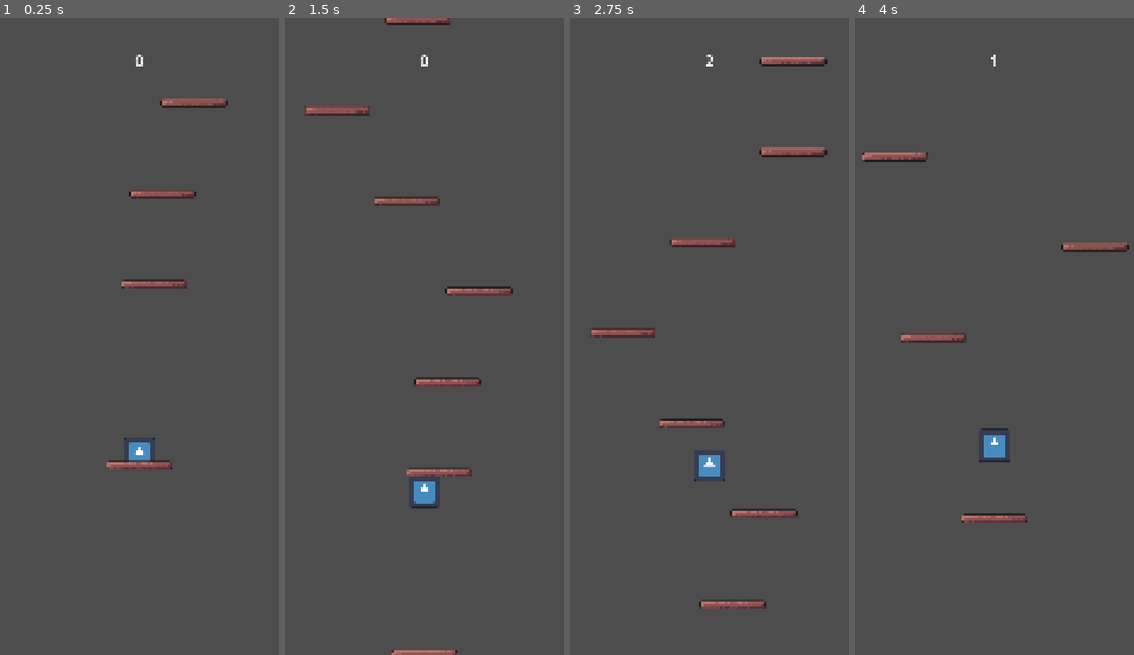
Above: before the commit, frames 1-4 (left to right).
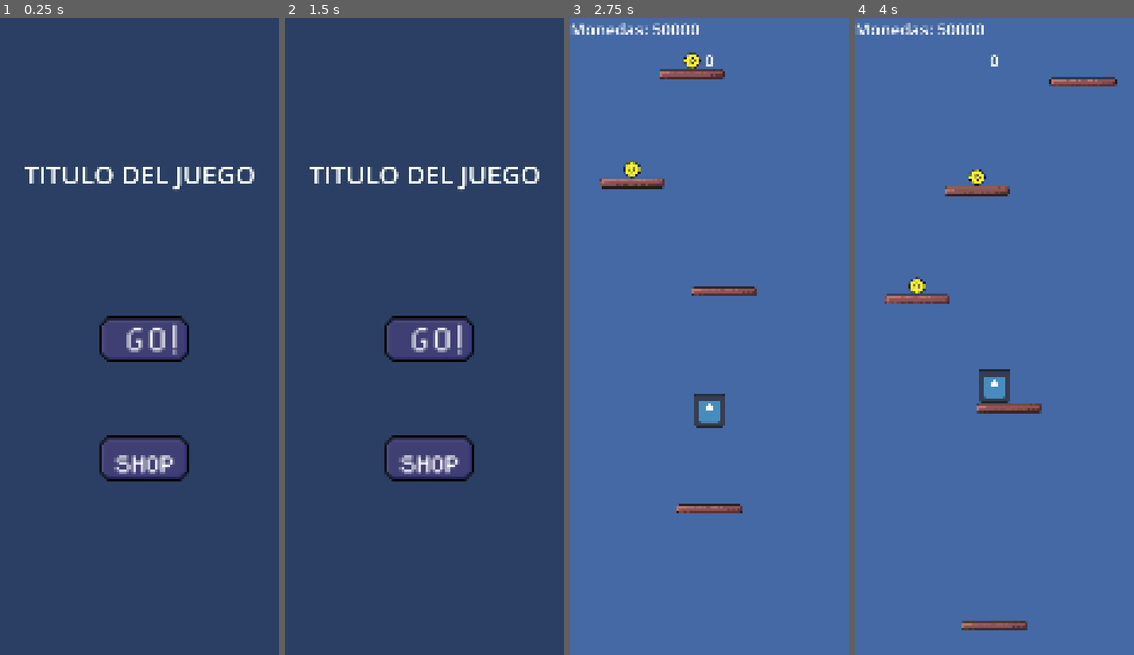
Above: after the commit, the same moments.

Repository: acloshh/TP-2-Taller-Prod.-de-Juegos-Juego-Mobile
Game: Godot game, scene res://Scenes/MenuPrincipal.tscn
Two runs of this game, one before a commit and one after it. Both use one fixed random seed, a clock stepped at 60 frames per second and the inputs below. Before the commit the project starts from res://Scenes/mundo.tscn. The engine's default icon, where the game draws it, is replaced by a stand-in: a white triangle on a blue panel in a dark square.
Inputs (mouse positions are in pixels of both pictures, inside the frame that each line leads up to):
- Up to frame 1 (0.25 s): no input
- Up to frame 2 (1.5 s): click (430, 457) at 0.52 s; click (421, 527) at 1.27 s
- Up to frame 3 (2.75 s): click (715, 336) at 2.02 s
- Up to frame 4 (4 s): click (994, 483) at 3.5 s, where only the run before the commit has a clickable "REINICIAR"

The runs differ from the first frame. In frame 1, 100% of the frame differs, in the area x 0-100%, y 0-100%; in frame 2, 100%; in frame 3, 100%; in frame 4, 100%.

Commit message:
Se agregaron las pantallas de menú, la tienda funcional, los botones para navegar, los power-up (aun no implementados)

Diff:
--- /dev/null
+++ b/Scenes/MenuPrincipal.tscn
@@ -0,0 +1,56 @@
+[gd_scene format=3 uid="uid://bk78jn7xa2wqv"]
+
+[ext_resource type="Script" uid="uid://beddb7wo2056h" path="res://Scripts/menu_principal.gd" id="1_3k1ur"]
+[ext_resource type="Texture2D" uid="uid://baod6yapoiqj8" path="res://Assets/botones/go normal.png" id="2_8kh3b"]
+[ext_resource type="Texture2D" uid="uid://dmbxja0hbqbib" path="res://Assets/botones/go pressed.png" id="3_vtrnu"]
+[ext_resource type="Texture2D" uid="uid://1b18hre7csfl" path="res://Assets/botones/shop normal.png" id="4_hbekh"]
+[ext_resource type="Texture2D" uid="uid://cbuiivprss2sf" path="res://Assets/botones/shop pressed.png" id="5_pkrck"]
+
+[node name="Control" type="Control" unique_id=1333828634]
+layout_mode = 3
+anchors_preset = 15
+anchor_right = 1.0
+anchor_bottom = 1.0
+grow_horizontal = 2
+grow_vertical = 2
+script = ExtResource("1_3k1ur")
+metadata/_edit_vertical_guides_ = [540.0]
+metadata/_edit_horizontal_guides_ = [1230.0]
+
+[node name="ColorRect" type="ColorRect" parent="." unique_id=1844418162]
+layout_mode = 0
+offset_right = 1080.0
+offset_bottom = 2460.0
+color = Color(0, 0, 0, 0.39607844)
+
+[node name="Titulo" type="Label" parent="." unique_id=1733354046]
+layout_mode = 0
+offset_left = 92.0
+offset_top = 537.0
+offset_right = 989.0
+offset_bottom = 674.0
+theme_override_font_sizes/font_size = 100
+text = "TITULO DEL JUEGO"
+
+[node name="BotonJugar" type="TextureButton" parent="." unique_id=1840544590]
+layout_mode = 0
+offset_left = 383.0
+offset_top = 1154.0
+offset_right = 415.0
+offset_bottom = 1170.0
+scale = Vector2(11, 11)
+texture_normal = ExtResource("2_8kh3b")
+texture_pressed = ExtResource("3_vtrnu")
+
+[node name="BotonTienda" type="TextureButton" parent="." unique_id=794410800]
+layout_mode = 0
+offset_left = 382.0
+offset_top = 1614.0001
+offset_right = 414.0
+offset_bottom = 1630.0001
+scale = Vector2(11, 11)
+texture_normal = ExtResource("4_hbekh")
+texture_pressed = ExtResource("5_pkrck")
+
+[connection signal="pressed" from="BotonJugar" to="." method="_on_boton_jugar_pressed"]
+[connection signal="pressed" from="BotonTienda" to="." method="_on_boton_tienda_pressed"]
--- /dev/null
+++ b/Scenes/moneda.tscn
@@ -0,0 +1,23 @@
+[gd_scene format=3 uid="uid://u1wr1q0wy4ti"]
+
+[ext_resource type="Texture2D" uid="uid://ugvmk7guutky" path="res://Assets/moneda/moneda.png" id="1_gvj4e"]
+[ext_resource type="Script" uid="uid://c1vbrphrwaae3" path="res://Scripts/area_2d.gd" id="2_j5x4i"]
+
+[sub_resource type="CircleShape2D" id="CircleShape2D_j5x4i"]
+radius = 32.01562
+
+[node name="Area2D" type="Area2D" unique_id=858260921]
+script = ExtResource("2_j5x4i")
+
+[node name="CollisionShape2D" type="CollisionShape2D" parent="." unique_id=2122848901]
+position = Vector2(0, -31)
+shape = SubResource("CircleShape2D_j5x4i")
+
+[node name="Node2D" type="Node2D" parent="." unique_id=2126109584]
+
+[node name="Sprite2D" type="Sprite2D" parent="Node2D" unique_id=1905815024]
+scale = Vector2(4, 4)
+texture = ExtResource("1_gvj4e")
+offset = Vector2(1, -4.5)
+
+[connection signal="body_entered" from="." to="." method="_on_body_entered"]
--- a/Scenes/mundo.tscn
+++ b/Scenes/mundo.tscn
@@ -4,8 +4,11 @@
 [ext_resource type="Script" uid="uid://dwnhnq8gxvg1e" path="res://Scripts/personaje.gd" id="1_uqtxj"]
 [ext_resource type="PackedScene" uid="uid://dp2w6thvjeqfo" path="res://Scenes/plataforma.tscn" id="2_glouy"]
 [ext_resource type="Texture2D" uid="uid://bu6t12x4x8san" path="res://icon.svg" id="2_gqidu"]
+[ext_resource type="PackedScene" uid="uid://u1wr1q0wy4ti" path="res://Scenes/moneda.tscn" id="3_i8avv"]
 [ext_resource type="Script" uid="uid://cq3nqowntbthj" path="res://Scripts/camera_2d.gd" id="5_yf8a8"]
 [ext_resource type="Script" uid="uid://bhx4g7jdilr4j" path="res://Scripts/pantalla_game_over.gd" id="6_qxsm7"]
+[ext_resource type="Texture2D" uid="uid://ggcdrptba87m" path="res://Assets/botones/menu normal.png" id="8_7j6if"]
+[ext_resource type="Texture2D" uid="uid://cdqktcv2gtlu6" path="res://Assets/botones/menu pressed.png" id="9_has1v"]
 
 [sub_resource type="RectangleShape2D" id="RectangleShape2D_glouy"]
 size = Vector2(128, 128)
@@ -15,13 +18,15 @@
 [sub_resource type="RectangleShape2D" id="RectangleShape2D_gqidu"]
 size = Vector2(1080, 20)
 
-[node name="mundo" type="Node2D" unique_id=1892424039 node_paths=PackedStringArray("jugador", "camara", "ui_game_over", "etiqueta_puntos")]
+[node name="mundo" type="Node2D" unique_id=1892424039 node_paths=PackedStringArray("jugador", "camara", "ui_game_over", "etiqueta_puntos", "etiqueta_monedas")]
 script = ExtResource("1_gqidu")
 plataforma_escena = ExtResource("2_glouy")
 jugador = NodePath("CharacterBody2D")
 camara = NodePath("Camera2D")
 ui_game_over = NodePath("CanvasLayer/PantallaGameOver")
 etiqueta_puntos = NodePath("CanvasLayer/MarcadorPuntos")
+moneda_escena = ExtResource("3_i8avv")
+etiqueta_monedas = NodePath("CanvasLayer/MarcadorMonedas")
 
 [node name="CharacterBody2D" type="CharacterBody2D" parent="." unique_id=665427662]
 position = Vector2(540, 2393)
@@ -49,6 +54,7 @@
 position_smoothing_speed = 4.0
 script = ExtResource("5_yf8a8")
 jugador = NodePath("../CharacterBody2D")
+porcentaje_pantalla = 0.449
 
 [node name="CanvasLayer" type="CanvasLayer" parent="." unique_id=1750785894]
 
@@ -89,6 +95,24 @@
 grow_vertical = 2
 theme_override_font_sizes/font_size = 64
 text = "REINICIAR"
+flat = true
+
+[node name="BotonVolver" type="TextureButton" parent="CanvasLayer/PantallaGameOver/ColorRect" unique_id=834405972]
+layout_mode = 1
+anchors_preset = 8
+anchor_left = 0.5
+anchor_top = 0.5
+anchor_right = 0.5
+anchor_bottom = 0.5
+offset_left = -162.49997
+offset_top = 816.0001
+offset_right = -130.49997
+offset_bottom = 832.0
+grow_horizontal = 2
+grow_vertical = 2
+scale = Vector2(11, 11)
+texture_normal = ExtResource("8_7j6if")
+texture_pressed = ExtResource("9_has1v")
 
 [node name="Label" type="Label" parent="CanvasLayer/PantallaGameOver/ColorRect" unique_id=1951535504]
 layout_mode = 1
@@ -143,4 +167,13 @@
 text = "0"
 horizontal_alignment = 1
 
+[node name="MarcadorMonedas" type="Label" parent="CanvasLayer" unique_id=532463788]
+anchors_preset = 10
+anchor_right = 1.0
+offset_bottom = 88.0
+grow_horizontal = 2
+theme_override_font_sizes/font_size = 64
+text = "Monedas:  0"
+
 [connection signal="pressed" from="CanvasLayer/PantallaGameOver/ColorRect/Button" to="CanvasLayer/PantallaGameOver" method="_on_button_pressed"]
+[connection signal="pressed" from="CanvasLayer/PantallaGameOver/ColorRect/BotonVolver" to="CanvasLayer/PantallaGameOver" method="_on_boton_volver_pressed"]
--- /dev/null
+++ b/Scenes/tienda.tscn
@@ -0,0 +1,175 @@
+[gd_scene format=3 uid="uid://do6w4veuwo0i3"]
+
+[ext_resource type="Script" uid="uid://d0b17x531v3hb" path="res://Scripts/tienda.gd" id="1_ar8g2"]
+[ext_resource type="Texture2D" uid="uid://vxfssi38tejd" path="res://Assets/botones/back normal.png" id="2_2bbwx"]
+[ext_resource type="Texture2D" uid="uid://cloqqro8hwobj" path="res://Assets/botones/back pressed.png" id="3_o5wvw"]
+
+[node name="Control" type="Control" unique_id=381795342 node_paths=PackedStringArray("etiqueta_monedas", "etiqueta_nivel_iman", "etiqueta_costo_iman", "etiqueta_nivel_jetpack", "etiqueta_costo_jetpack", "etiqueta_nivel_fantasma", "etiqueta_costo_fantasma", "etiqueta_nivel_vida", "etiqueta_costo_vida")]
+layout_mode = 3
+anchors_preset = 15
+anchor_right = 1.0
+anchor_bottom = 1.0
+grow_horizontal = 2
+grow_vertical = 2
+script = ExtResource("1_ar8g2")
+etiqueta_monedas = NodePath("EtiquetaMonedasTienda")
+etiqueta_nivel_iman = NodePath("VBoxContainer/FilaIman/CajaInfo/NivelIman")
+etiqueta_costo_iman = NodePath("VBoxContainer/FilaIman/CajaInfo/Label")
+etiqueta_nivel_jetpack = NodePath("VBoxContainer/FilaJetpack/CajaInfo/NivelJetpack")
+etiqueta_costo_jetpack = NodePath("VBoxContainer/FilaJetpack/CajaInfo/Label")
+etiqueta_nivel_fantasma = NodePath("VBoxContainer/FilaFantasma/CajaInfo/NivelFantasma")
+etiqueta_costo_fantasma = NodePath("VBoxContainer/FilaFantasma/CajaInfo/Label")
+etiqueta_nivel_vida = NodePath("VBoxContainer/FilaVida/CajaInfo/NivelVida")
+etiqueta_costo_vida = NodePath("VBoxContainer/FilaVida/CajaInfo/Label")
+metadata/_edit_vertical_guides_ = [540.0]
+metadata/_edit_horizontal_guides_ = [1230.0]
+
+[node name="ColorRect" type="ColorRect" parent="." unique_id=241987216]
+layout_mode = 0
+offset_right = 1080.0
+offset_bottom = 2460.0
+color = Color(0, 0, 0, 0.39607844)
+
+[node name="EtiquetaMonedasTienda" type="Label" parent="." unique_id=4560955]
+layout_mode = 0
+offset_left = 350.0
+offset_top = 261.0
+offset_right = 614.0
+offset_bottom = 381.0
+theme_override_font_sizes/font_size = 56
+text = "Monedas:"
+horizontal_alignment = 1
+vertical_alignment = 1
+
+[node name="BotonVolver" type="TextureButton" parent="." unique_id=1177706887]
+layout_mode = 0
+offset_left = 348.0
+offset_top = 1890.0
+offset_right = 380.0
+offset_bottom = 1906.0
+scale = Vector2(11, 11)
+texture_normal = ExtResource("2_2bbwx")
+texture_pressed = ExtResource("3_o5wvw")
+
+[node name="VBoxContainer" type="VBoxContainer" parent="." unique_id=199910773]
+layout_mode = 0
+offset_left = 401.0
+offset_top = 680.0
+offset_right = 971.0
+offset_bottom = 822.0
+theme_override_constants/separation = 20
+alignment = 1
+
+[node name="FilaIman" type="HBoxContainer" parent="VBoxContainer" unique_id=225233284]
+layout_mode = 2
+
+[node name="NombreIman" type="Label" parent="VBoxContainer/FilaIman" unique_id=1050352563]
+layout_mode = 2
+theme_override_font_sizes/font_size = 56
+text = "Iman"
+
+[node name="CajaInfo" type="VBoxContainer" parent="VBoxContainer/FilaIman" unique_id=583964080]
+layout_mode = 2
+theme_override_constants/separation = 4
+
+[node name="NivelIman" type="Label" parent="VBoxContainer/FilaIman/CajaInfo" unique_id=1544495077]
+layout_mode = 2
+theme_override_font_sizes/font_size = 30
+text = "Nivel: 0"
+
+[node name="Label" type="Label" parent="VBoxContainer/FilaIman/CajaInfo" unique_id=1514905782]
+layout_mode = 2
+theme_override_font_sizes/font_size = 30
+text = "Costo: 100"
+
+[node name="ComprarIman" type="Button" parent="VBoxContainer/FilaIman/CajaInfo" unique_id=714393819]
+layout_mode = 2
+theme_override_font_sizes/font_size = 30
+text = "Comprar"
+
+[node name="FilaJetpack" type="HBoxContainer" parent="VBoxContainer" unique_id=1221977886]
+layout_mode = 2
+
+[node name="NombreJetpack" type="Label" parent="VBoxContainer/FilaJetpack" unique_id=368842821]
+layout_mode = 2
+theme_override_font_sizes/font_size = 56
+text = "Jetpack"
+
+[node name="CajaInfo" type="VBoxContainer" parent="VBoxContainer/FilaJetpack" unique_id=1572161413]
+layout_mode = 2
+theme_override_constants/separation = 4
+
+[node name="NivelJetpack" type="Label" parent="VBoxContainer/FilaJetpack/CajaInfo" unique_id=1628120985]
+layout_mode = 2
+theme_override_font_sizes/font_size = 30
+text = "Nivel: 0"
+
+[node name="Label" type="Label" parent="VBoxContainer/FilaJetpack/CajaInfo" unique_id=1583137127]
+layout_mode = 2
+theme_override_font_sizes/font_size = 30
+text = "Costo: 150"
+
+[node name="ComprarJetpack" type="Button" parent="VBoxContainer/FilaJetpack/CajaInfo" unique_id=851305647]
+layout_mode = 2
+theme_override_font_sizes/font_size = 30
+text = "Comprar"
+
+[node name="FilaFantasma" type="HBoxContainer" parent="VBoxContainer" unique_id=594403484]
+layout_mode = 2
+
+[node name="NombreFantasma" type="Label" parent="VBoxContainer/FilaFantasma" unique_id=1800826520]
+layout_mode = 2
+theme_override_font_sizes/font_size = 56
+text = "Fantasma"
+
+[node name="CajaInfo" type="VBoxContainer" parent="VBoxContainer/FilaFantasma" unique_id=1519256249]
+layout_mode = 2
+theme_override_constants/separation = 4
+
+[node name="NivelFantasma" type="Label" parent="VBoxContainer/FilaFantasma/CajaInfo" unique_id=1929084968]
+layout_mode = 2
+theme_override_font_sizes/font_size = 30
+text = "Nivel: 0"
+
+[node name="Label" type="Label" parent="VBoxContainer/FilaFantasma/CajaInfo" unique_id=1689272296]
+layout_mode = 2
+theme_override_font_sizes/font_size = 30
+text = "Costo: 120"
+
+[node name="ComprarFantasma" type="Button" parent="VBoxContainer/FilaFantasma/CajaInfo" unique_id=114877443]
+layout_mode = 2
+theme_override_font_sizes/font_size = 30
+text = "Comprar"
+
+[node name="FilaVida" type="HBoxContainer" parent="VBoxContainer" unique_id=645940494]
+layout_mode = 2
+
+[node name="NombreVida" type="Label" parent="VBoxContainer/FilaVida" unique_id=974880504]
+layout_mode = 2
+theme_override_font_sizes/font_size = 56
+text = "Vida Extra"
+
+[node name="CajaInfo" type="VBoxContainer" parent="VBoxContainer/FilaVida" unique_id=915158725]
+layout_mode = 2
+theme_override_constants/separation = 4
+
+[node name="NivelVida" type="Label" parent="VBoxContainer/FilaVida/CajaInfo" unique_id=963994275]
+layout_mode = 2
+theme_override_font_sizes/font_size = 30
+text = "Nivel: 0"
+
+[node name="Label" type="Label" parent="VBoxContainer/FilaVida/CajaInfo" unique_id=1835606461]
+layout_mode = 2
+theme_override_font_sizes/font_size = 30
+text = "Costo: 350"
+
+[node name="ComprarVida" type="Button" parent="VBoxContainer/FilaVida/CajaInfo" unique_id=1744453312]
+layout_mode = 2
+theme_override_font_sizes/font_size = 30
+text = "Comprar"
+
+[connection signal="pressed" from="BotonVolver" to="." method="_on_boton_volver_pressed"]
+[connection signal="pressed" from="VBoxContainer/FilaIman/CajaInfo/ComprarIman" to="." method="_on_comprar_iman_pressed"]
+[connection signal="pressed" from="VBoxContainer/FilaJetpack/CajaInfo/ComprarJetpack" to="." method="_on_comprar_jetpack_pressed"]
+[connection signal="pressed" from="VBoxContainer/FilaFantasma/CajaInfo/ComprarFantasma" to="." method="_on_comprar_fantasma_pressed"]
+[connection signal="pressed" from="VBoxContainer/FilaVida/CajaInfo/ComprarVida" to="." method="_on_comprar_vida_pressed"]
--- /dev/null
+++ b/Scripts/area_2d.gd
@@ -0,0 +1,12 @@
+extends Area2D
+
+signal moneda_recogida
+
+
+
+
+func _on_body_entered(body: Node2D) -> void:
+		# Verificamos que lo que tocó la moneda sea el jugador
+	if body is CharacterBody2D:
+		moneda_recogida.emit() # Avisamos que la agarramos
+		queue_free() # Destruimos la monedapass # Replace with function body.
--- a/Scripts/camera_2d.gd
+++ b/Scripts/camera_2d.gd
@@ -2,24 +2,34 @@
 
 @export var jugador: CharacterBody2D
 
+# Ahora podés cambiar este valor desde el Inspector a la derecha en el editor.
+# 0.40 es un valor súper seguro que deja al personaje abajo pero sin borrar el piso.
+@export var porcentaje_pantalla: float = 0.40
+
 var desfase_y: float = 0.0
+var altura_suelo_actual: float = 0.0
 
 func _ready() -> void:
 	if jugador != null:
 		var centro_x = get_viewport_rect().size.x / 2.0
 		var alto_pantalla = get_viewport_rect().size.y
 
-		# Calculamos el desfase: el personaje se verá en el 30% inferior de la pantalla
-		desfase_y = alto_pantalla * 0.3
+		# Calculamos el desfase usando la nueva variable del Inspector
+		desfase_y = alto_pantalla * porcentaje_pantalla
+		altura_suelo_actual = jugador.global_position.y
 
-		# Posicionamos la cámara de entrada
-		global_position = Vector2(centro_x, jugador.global_position.y - desfase_y)
-
-		# Reseteamos el suavizado para que no haga un viaje brusco al iniciar la escena
+		global_position = Vector2(centro_x, altura_suelo_actual - desfase_y)
 		reset_smoothing()
 
-func _process(_delta: float) -> void:
+func _process(delta: float) -> void:
 	if jugador != null:
-		# La cámara sube con el jugador manteniendo el desfase visual
-		if jugador.global_position.y < global_position.y + desfase_y:
-			global_position.y = jugador.global_position.y - desfase_y
+		# Detecta si toca una plataforma desde arriba
+		if jugador.is_on_floor():
+			if jugador.global_position.y < altura_suelo_actual:
+				altura_suelo_actual = jugador.global_position.y
+
+		var objetivo_y = altura_suelo_actual - desfase_y
+
+		# Sube suavemente solo cuando alcanzas una plataforma más alta
+		if global_position.y > objetivo_y:
+			global_position.y = lerp(global_position.y, objetivo_y, 6.0 * delta)
--- /dev/null
+++ b/Scripts/datos_globales.gd
@@ -0,0 +1,46 @@
+extends Node
+
+var total_monedas: int = 0
+var mejor_puntaje: int = 0
+
+# --- INVENTARIO DE POWER-UPS ---
+# 0 = Bloqueado (no sale en el nivel). 1 = Nivel base. 2+ = Mejoras de duración/efecto.
+var niveles_powerups: Dictionary = {
+	"iman": 0,
+	"jetpack": 0,
+	"fantasma": 0,
+	"vida_extra": 0
+}
+
+const RUTA_GUARDADO = "user://partida.save"
+
+func _ready() -> void:
+	cargar_datos()
+
+func guardar_datos() -> void:
+	var archivo = FileAccess.open(RUTA_GUARDADO, FileAccess.WRITE)
+	if archivo:
+		var datos = {
+			"mejor_puntaje": mejor_puntaje,
+			"total_monedas": total_monedas,
+			"niveles_powerups": niveles_powerups
+		}
+		archivo.store_var(datos)
+
+func cargar_datos() -> void:
+	if FileAccess.file_exists(RUTA_GUARDADO):
+		var archivo = FileAccess.open(RUTA_GUARDADO, FileAccess.READ)
+		if archivo:
+			var datos = archivo.get_var()
+			if datos is Dictionary:
+				if datos.has("mejor_puntaje"):
+					mejor_puntaje = datos["mejor_puntaje"]
+				if datos.has("total_monedas"):
+					total_monedas = datos["total_monedas"]
+
+				# Cargamos los niveles de los power-ups de forma segura
+				if datos.has("niveles_powerups"):
+					var powerups_guardados = datos["niveles_powerups"]
+					for llave in powerups_guardados.keys():
+						if niveles_powerups.has(llave):
+							niveles_powerups[llave] = powerups_guardados[llave]
--- /dev/null
+++ b/Scripts/menu_principal.gd
@@ -0,0 +1,12 @@
+extends Control
+
+func _ready() -> void:
+	# Nos aseguramos de descongelar el motor por si venimos del Game Over
+	get_tree().paused = false
+
+func _on_boton_jugar_pressed() -> void:
+	get_tree().change_scene_to_file("res://Scenes/mundo.tscn")
+
+
+func _on_boton_tienda_pressed() -> void:
+	get_tree().change_scene_to_file("res://Scenes/tienda.tscn")
--- a/Scripts/mundo.gd
+++ b/Scripts/mundo.gd
@@ -4,29 +4,31 @@
 @export var jugador: CharacterBody2D
 @export var camara: Camera2D
 @export var ui_game_over: Control
-@export var etiqueta_puntos: Label # <-- Nueva variable para la etiqueta
+@export var etiqueta_puntos: Label
+
+@export var moneda_escena: PackedScene
+@export var etiqueta_monedas: Label
 
 @export var cantidad_inicial: int = 15
-@export var distancia_y: float = 350
+@export var distancia_y: float = 420
 @export var margen_x: float = 150.0
 
 var altura_actual: float = 0.0
-var puntos: int = 0 # <-- Variable para llevar la cuenta
-static var mejor_puntaje: int = 0
+var puntos: int = 0
 
 func _ready() -> void:
+	# Mostramos el total de monedas guardadas apenas arranca el juego, leyéndolas del Autoload
+	if etiqueta_monedas != null:
+		etiqueta_monedas.text = "Monedas: " + str(DatosGlobales.total_monedas)
+
 	if plataforma_escena == null or jugador == null:
 		return
 
 	altura_actual = jugador.global_position.y - distancia_y
 
-	# Creamos la plataforma inicial y la conectamos
 	var primera_plataforma = plataforma_escena.instantiate()
 	primera_plataforma.global_position = Vector2(jugador.global_position.x, altura_actual)
-
-	# Conectamos la señal para que sume puntos
 	primera_plataforma.plataforma_superada.connect(sumar_punto)
-
 	add_child(primera_plataforma)
 
 	altura_actual -= distancia_y
@@ -52,25 +54,40 @@
 	altura_actual -= distancia_y
 	nueva_plataforma.global_position = Vector2(x_aleatorio, altura_actual)
 
-	# IMPORTANTE: Conectar la señal de cada plataforma nueva
 	nueva_plataforma.plataforma_superada.connect(sumar_punto)
+
+	if moneda_escena != null and randi() % 3 == 0:
+		var nueva_moneda = moneda_escena.instantiate()
+		nueva_moneda.moneda_recogida.connect(sumar_moneda)
+		nueva_moneda.position = Vector2(0, -40.0)
+		nueva_plataforma.add_child(nueva_moneda)
 
 	add_child(nueva_plataforma)
 
-# Función que se ejecuta cada vez que una plataforma sale de pantalla
+func sumar_point() -> void:
+	pass # Nota: mantenemos la consistencia con tus funciones de puntos
+
 func sumar_punto() -> void:
 	puntos += 1
 	if etiqueta_puntos != null:
 		etiqueta_puntos.text = str(puntos)
 
+func sumar_moneda() -> void:
+	# Sumamos directamente al Autoload
+	DatosGlobales.total_monedas += 1
+	if etiqueta_monedas != null:
+		etiqueta_monedas.text = "Monedas: " + str(DatosGlobales.total_monedas)
+
 func activar_game_over() -> void:
-	# 1. Comprobar si superó el récord
-	if puntos > mejor_puntaje:
-		mejor_puntaje = puntos
+	# Comparamos y guardamos el récord usando el Autoload
+	if puntos > DatosGlobales.mejor_puntaje:
+		DatosGlobales.mejor_puntaje = puntos
 
-	# 2. Pasar los datos a la pantalla de Game Over antes de mostrarla
+	# Le decimos al Autoload que guarde todo
+	DatosGlobales.guardar_datos()
+
 	if ui_game_over.has_method("mostrar_resultados"):
-		ui_game_over.mostrar_resultados(puntos, mejor_puntaje)
+		ui_game_over.mostrar_resultados(puntos, DatosGlobales.mejor_puntaje)
 
 	ui_game_over.show()
 	get_tree().paused = true
--- a/Scripts/pantalla_game_over.gd
+++ b/Scripts/pantalla_game_over.gd
@@ -10,3 +10,7 @@
 func _on_button_pressed() -> void:
 	get_tree().paused = false
 	get_tree().reload_current_scene()
+
+
+func _on_boton_volver_pressed() -> void:
+	get_tree().change_scene_to_file("res://Scenes/MenuPrincipal.tscn")
--- /dev/null
+++ b/Scripts/tienda.gd
@@ -0,0 +1,110 @@
+extends Control
+
+# --- VARIABLES VISUALES ---
+@export var etiqueta_monedas: Label
+
+@export var etiqueta_nivel_iman: Label
+@export var etiqueta_costo_iman: Label
+
+@export var etiqueta_nivel_jetpack: Label
+@export var etiqueta_costo_jetpack: Label
+
+@export var etiqueta_nivel_fantasma: Label
+@export var etiqueta_costo_fantasma: Label
+
+@export var etiqueta_nivel_vida: Label
+@export var etiqueta_costo_vida: Label
+
+# --- PRECIOS INDIVIDUALES BASE ---
+var costos_base: Dictionary = {
+	"iman": 100,
+	"jetpack": 150,
+	"fantasma": 120,
+	"vida_extra": 350
+}
+
+func _ready() -> void:
+	DatosGlobales.total_monedas += 50000
+	DatosGlobales.guardar_datos()
+	actualizar_tienda()
+
+func actualizar_tienda() -> void:
+	if etiqueta_monedas != null:
+		etiqueta_monedas.text = "Tus Monedas: " + str(DatosGlobales.total_monedas)
+
+	_actualizar_item("iman", etiqueta_nivel_iman, etiqueta_costo_iman)
+	_actualizar_item("jetpack", etiqueta_nivel_jetpack, etiqueta_costo_jetpack)
+	_actualizar_item("fantasma", etiqueta_nivel_fantasma, etiqueta_costo_fantasma)
+	_actualizar_item("vida_extra", etiqueta_nivel_vida, etiqueta_costo_vida)
+
+func _actualizar_item(id_item: String, label_nivel: Label, label_costo: Label) -> void:
+	if label_nivel != null and label_costo != null:
+		var nivel_actual = DatosGlobales.niveles_powerups[id_item]
+
+		# --- CASO ESPECIAL: VIDA EXTRA (Pasiva permanente de nivel 1) ---
+		if id_item == "vida_extra":
+			if nivel_actual == 0:
+				label_nivel.text = "Estado: Bloqueado"
+				label_costo.text = "Costo: " + str(costos_base[id_item])
+			else:
+				label_nivel.text = "Estado: ¡Equipado!"
+				label_costo.text = "Costo: MAX"
+		else:
+			# --- CASO NORMAL: Ítems mejorables con tope en Nivel 5 ---
+			if nivel_actual >= 5:
+				label_nivel.text = "Nivel: 5 (MAX)"
+				label_costo.text = "Costo: MAX"
+			else:
+				var costo_siguiente = costos_base[id_item] * (nivel_actual + 1)
+				label_nivel.text = "Nivel: " + str(nivel_actual)
+				label_costo.text = "Costo: " + str(costo_siguiente)
+
+func intentar_compra(id_item: String) -> void:
+	var nivel_actual = DatosGlobales.niveles_powerups[id_item]
+
+	# Validación de tope para la Vida Extra
+	if id_item == "vida_extra" and nivel_actual >= 1:
+		print("¡Ya compraste la vida extra, es permanente!")
+		return
+
+	# Validación de tope para los Power-ups normales (Máximo Nivel 5)
+	if id_item != "vida_extra" and nivel_actual >= 5:
+		print("¡El " + id_item + " ya está al nivel máximo (5)!")
+		return
+
+	# Calculamos el costo dependiendo del tipo de ítem
+	var costo: int = 0
+	if id_item == "vida_extra":
+		costo = costos_base[id_item]
+	else:
+		costo = costos_base[id_item] * (nivel_actual + 1)
+
+	if DatosGlobales.total_monedas >= costo:
+		DatosGlobales.total_monedas -= costo
+		DatosGlobales.niveles_powerups[id_item] += 1
+		DatosGlobales.guardar_datos()
+
+		actualizar_tienda()
+	else:
+		print("¡No te alcanzan las monedas para el " + id_item + "!")
+
+# --- SEÑALES DE LOS BOTONES ---
+
+func _on_boton_volver_pressed() -> void:
+	get_tree().change_scene_to_file("res://Scenes/MenuPrincipal.tscn")
+
+
+func _on_comprar_iman_pressed() -> void:
+	intentar_compra("iman")
+
+
+func _on_comprar_jetpack_pressed() -> void:
+	intentar_compra("jetpack")
+
+
+func _on_comprar_fantasma_pressed() -> void:
+	intentar_compra("fantasma")
+
+
+func _on_comprar_vida_pressed() -> void:
+	intentar_compra("vida_extra")
--- a/project.godot
+++ b/project.godot
@@ -11,9 +11,13 @@
 [application]
 
 config/name="juego mobile"
-run/main_scene="uid://boyi6fim5bpey"
+run/main_scene="uid://bk78jn7xa2wqv"
 config/features=PackedStringArray("4.6", "Mobile")
 config/icon="res://icon.svg"
+
+[autoload]
+
+DatosGlobales="*uid://6rqc2ta7bnkh"
 
 [display]
 
@@ -37,3 +41,4 @@
 rendering_device/driver.windows="d3d12"
 renderer/rendering_method="mobile"
 textures/vram_compression/import_etc2_astc=true
+environment/defaults/default_clear_color=Color(0.2712937, 0.4106176, 0.6455616, 1)
Binary file added: Assets/botones/back normal.png
Not shown, added: Assets/botones/back normal.png.import
Binary file added: Assets/botones/back pressed.png
Not shown, added: Assets/botones/back pressed.png.import
Binary file added: Assets/botones/comenzar.png
Not shown, added: Assets/botones/comenzar.png.import
Binary file added: Assets/botones/go normal.png
Not shown, added: Assets/botones/go normal.png.import
Binary file added: Assets/botones/go pressed.png
Not shown, added: Assets/botones/go pressed.png.import
Binary file added: Assets/botones/menu normal.png
Not shown, added: Assets/botones/menu normal.png.import
(and 10 more such lines)
